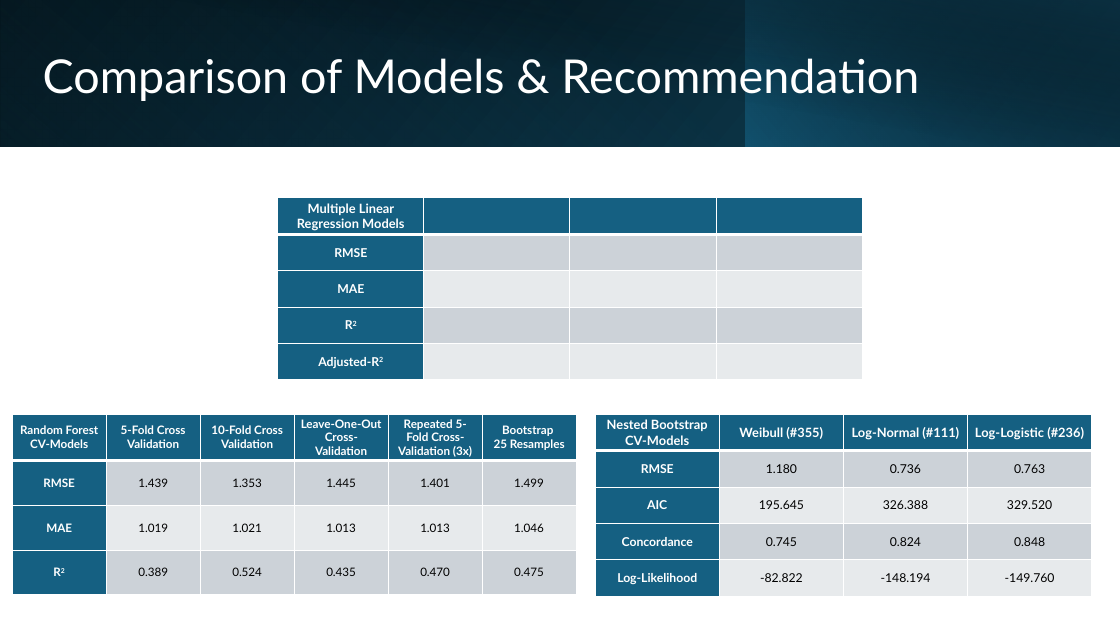
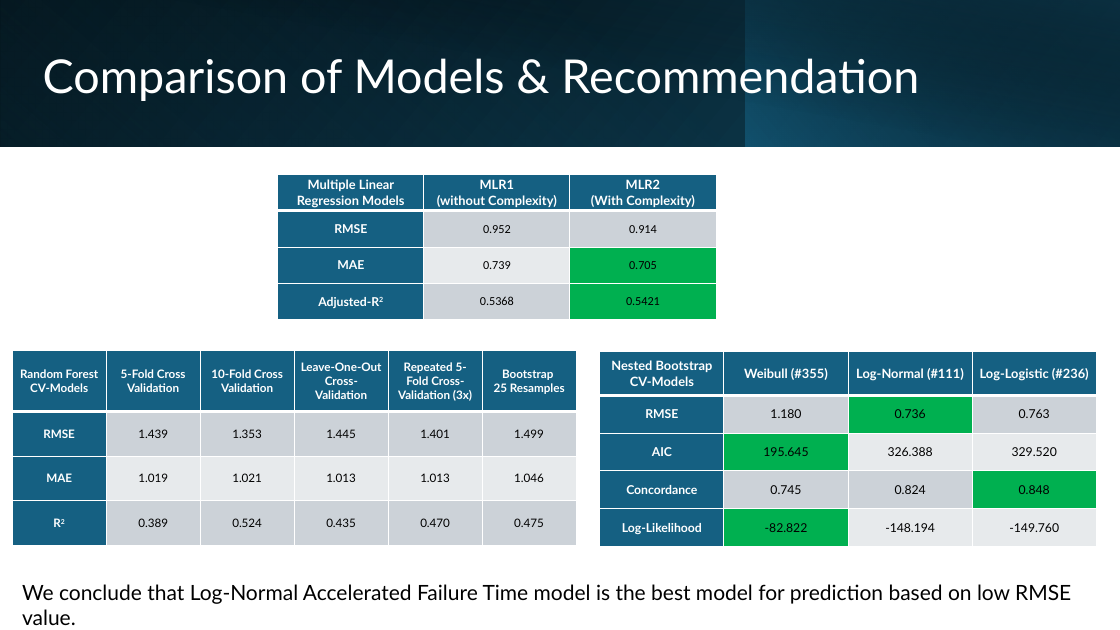
Before and after one commit to kradhakrishnan0714/Hospitalization-Stays-Prediction, a slide deck: slide 29 of Hospitalization Stays Prediction - Updated.pptx (slide 32 before the commit). Drawn at 1120x630 pixels with LibreOffice and Linux fonts; fonts in the diff are those of the drawing. Boxes give left, top, right and bottom in pixels: in the first picture for what was removed or moved away, otherwise in the second. Text is boxed around its words. In the diff, an @@ line names an element or a change of style, - is before the commit and + after.

```diff
--- a/Hospitalization Stays Prediction - Updated.pptx
+++ b/Hospitalization Stays Prediction - Updated.pptx
@@ table at [278,174,717,320] @@
-Multiple Linear Regression Models |  |  | 
-RMSE |  |  | 
-MAE |  |  | 
-R2 |  |  | 
-Adjusted-R2 |  |  | 
+Multiple Linear Regression Models | MLR1 / (without Complexity) | MLR2 / (With Complexity)
+RMSE | 0.952 | 0.914
+MAE | 0.739 | 0.705
+Adjusted-R2 | 0.5368 | 0.5421
@@ table: place and size @@
-table at [278,197,863,380]
+table at [278,174,717,320]
@@ table: place and size @@
-table at [12,414,576,595]
+table at [12,350,576,545]
@@ table at [600,352,1097,547] @@
@@ fill #CCD2D8 to #00B050 in 2 cells @@
@@ fill #E8EAED to #00B050 in 2 cells @@
@@ table: place and size @@
-table at [596,414,1093,597]
+table at [600,352,1097,547]
@@ text added at [22,584,1071,604], 18 pt, text #000000 @@
+We conclude that Log-Normal Accelerated Failure Time model is the best model for prediction based on low RMSE value.
```
Also in this commit, not shown: 5 other slides changed, 3 slides removed.
